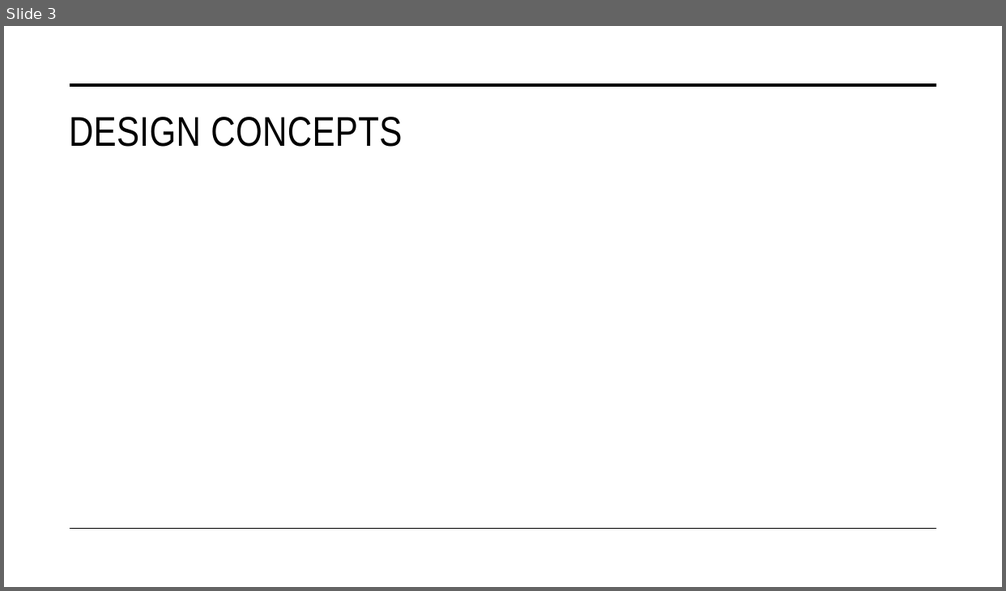
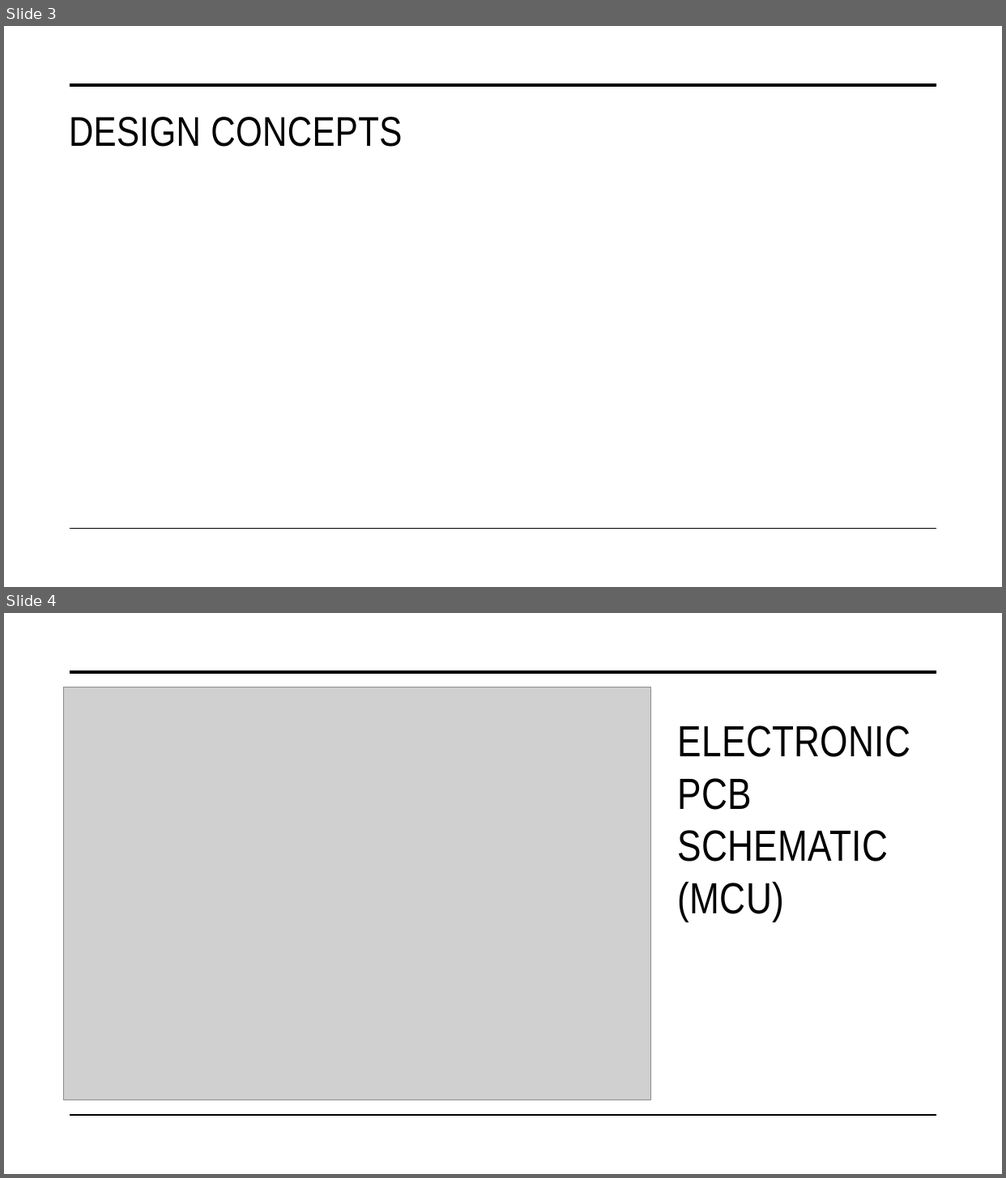
Before and after one commit to UltraVioletWitch/Louisiana-State-Rocketry-Team-2, a slide deck: First Iterations LSR - Tiger Takeoff.pptx. Shown one above the other, each under a label of ours: slide 3 before the commit, slides 3 and 4 after it. The pictures are 1006x591 and 1006x1178 pixels, drawn with LibreOffice and Linux fonts; fonts in the diff are those of the drawing; grey boxes stand for pictures. Boxes give left, top, right and bottom in pixels: in the first picture for what was removed or moved away, otherwise in the second. Text is boxed around its words. In the diff, an @@ line names an element or a change of style, - is before the commit and + after.

Commit message:
msg

```diff
--- a/First Iterations LSR - Tiger Takeoff.pptx
+++ b/First Iterations LSR - Tiger Takeoff.pptx
@@ slide 4 added at (x1=4, y1=613, x2=1002, y2=1174), background #FFFFFF @@
@@ line added from (70, 672) to (937, 672), #000000 3.5 pt @@
@@ picture added at (x1=63, y1=687, x2=651, y2=1101) @@
@@ title added at (x1=678, y1=726, x2=911, y2=922), 42 pt, text #000000 @@
+ELECTRONIC PCB SCHEMATIC
+(MCU)
@@ line added from (70, 1115) to (937, 1115), #000000 1 pt @@
```
Also in this commit, not shown: 1 other slide added.
